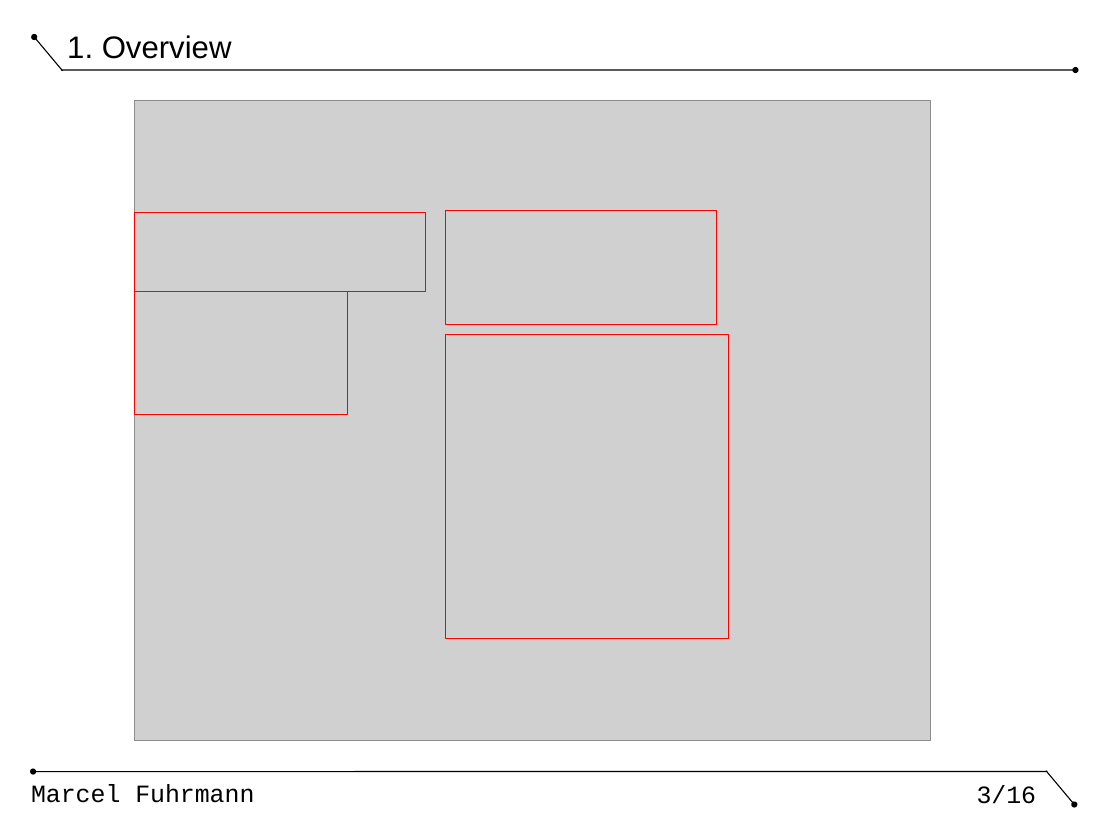
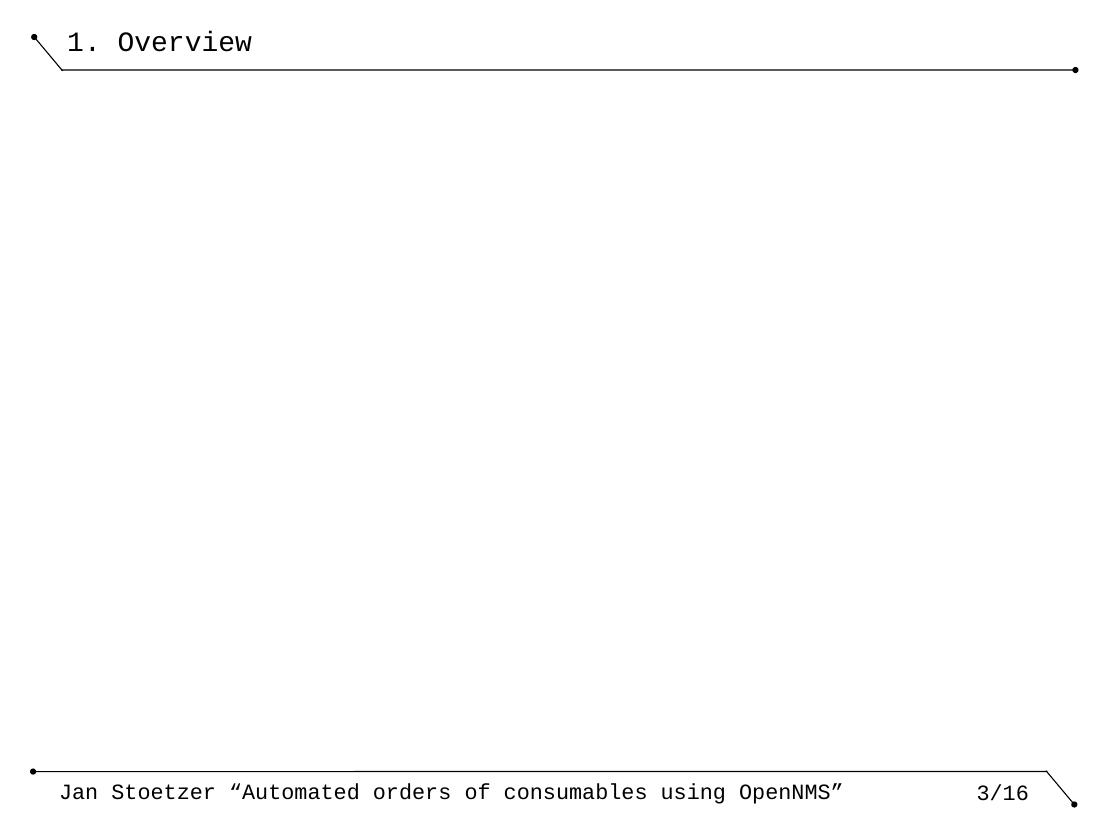
Before and after one commit to nh13jan/nms_constalk, a slide deck: slide 3 of _talk.odp. Drawn at 1120x840 pixels with LibreOffice and Linux fonts; fonts in the diff are those of the drawing; grey boxes stand for pictures; background and template pictures are left out. Boxes give left, top, right and bottom in pixels: in the first picture for what was removed or moved away, otherwise in the second. Text is boxed around its words. In the diff, an @@ line names an element or a change of style, - is before the commit and + after.

Commit message:
Master images adapted. TOC.

```diff
--- a/_talk.odp
+++ b/_talk.odp
@@ title "1. Overview" at <box>67,31,252,52</box>: size 20 to 18 pt, font Arial to Courier New @@
@@ picture removed at <box>134,101,931,741</box> @@
@@ rectangle removed at <box>134,213,426,291</box> @@
@@ rectangle removed at <box>446,211,717,325</box> @@
@@ rectangle removed at <box>134,291,347,414</box> @@
@@ rectangle removed at <box>446,334,728,638</box> @@
@@ page number at <box>977,784,1029,801</box>: size 16 to 14 pt @@
@@ text removed at <box>31,784,254,803</box> @@
-Marcel Fuhrmann
@@ text added at <box>59,783,844,804</box>, 14 pt, text #000000 @@
+Jan Stoetzer “Automated orders of consumables using OpenNMS”
```
Also in this commit, not shown: 7 other slides changed, 3 slides added, 3 slides removed.
